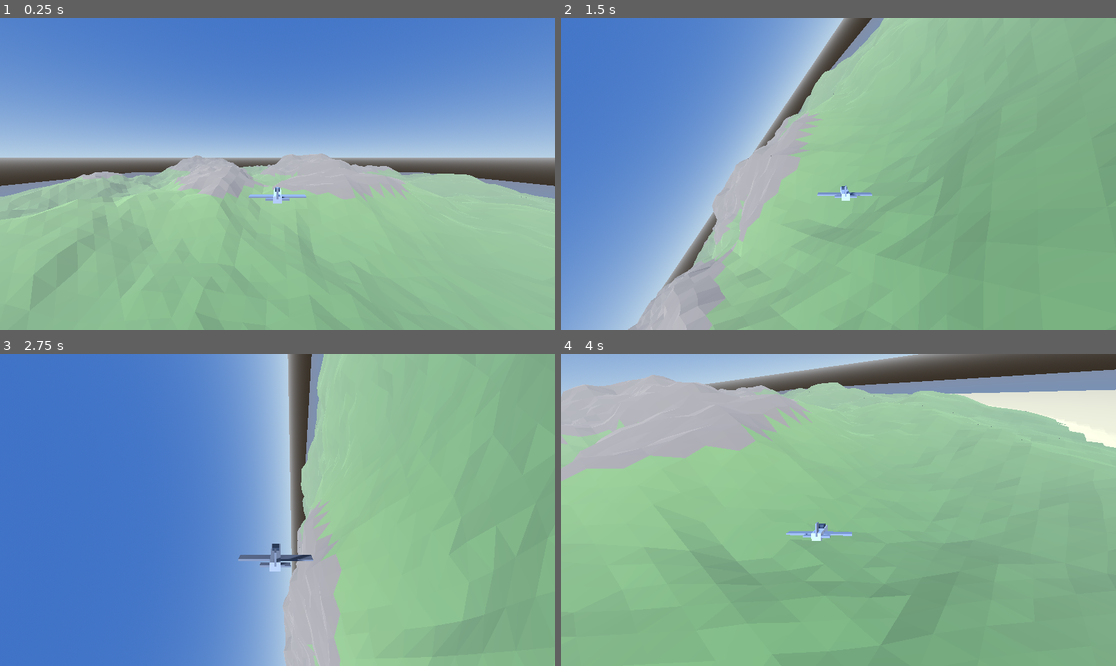
Above: before the commit, frames 1-4 (two rows, left to right).
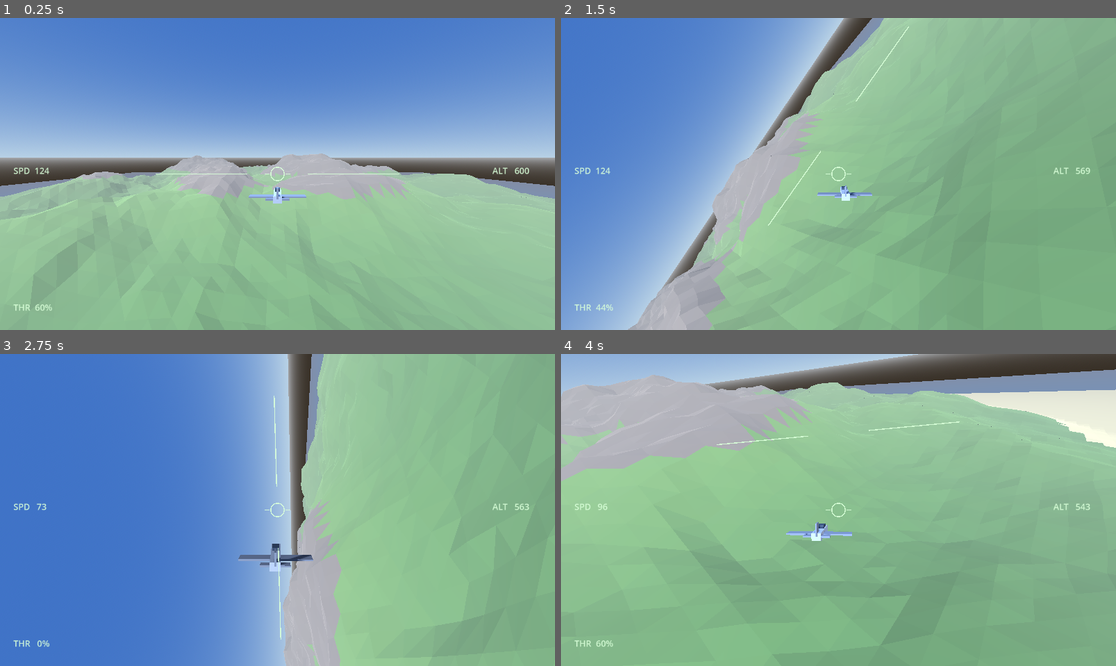
Above: after the commit, the same moments.

Repository: KulkulZa1/Flying_test
Game: Godot game, scene res://scenes/main.tscn
Two runs of this game, one before a commit and one after it. Both use one fixed random seed, a clock stepped at 60 frames per second and the inputs below.
Inputs (mouse positions are in pixels of both pictures, inside the frame that each line leads up to):
- Up to frame 1 (0.25 s): no input
- Up to frame 2 (1.5 s): tap Enter at 0.5 s; move the mouse to (960, 158) at 0.52 s; hold D 0.53-1.28 s; click (960, 158) at 0.67 s; tap Space at 0.77 s; move the mouse to (727, 189) at 1.27 s; hold S from 1.28 s (still down); click (727, 189) at 1.42 s
- Up to frame 3 (2.75 s): tap Space at 1.52 s; move the mouse to (333, 441) at 2.02 s; release S at 2.03 s; hold D from 2.03 s (still down); click (333, 441) at 2.17 s
- Up to frame 4 (4 s): move the mouse to (810, 572) at 2.77 s; release D at 2.78 s; hold W 2.78-3.53 s; click (810, 572) at 2.92 s; tap Space at 3.02, 3.77 s; move the mouse to (1005, 556) at 3.52 s; hold A from 3.53 s (still down); click (1005, 556) at 3.67 s

The runs differ from the first frame. In frame 1, 0.3% of the frame differs, in the area x 2-96%, y 47-94%; in frame 2, 0.3%, in the area x 2-96%, y 2-94%; in frame 3, 0.3%; in frame 4, 0.3%.

Commit message:
Add HUD with speed, altitude, throttle, horizon and reticle
Co-Authored-By: Claude Sonnet 5 <noreply@anthropic.com>

Diff:
--- /dev/null
+++ b/scenes/hud.tscn
@@ -0,0 +1,11 @@
+[gd_scene load_steps=2 format=3]
+
+[ext_resource type="Script" path="res://scripts/hud.gd" id="1_hud"]
+
+[node name="HUDLayer" type="CanvasLayer"]
+
+[node name="HUD" type="Control" parent="."]
+anchors_preset = 15
+anchor_right = 1.0
+anchor_bottom = 1.0
+script = ExtResource("1_hud")
--- a/scripts/game.gd
+++ b/scripts/game.gd
@@ -5,6 +5,7 @@
 var aircraft: Aircraft
 var camera: ChaseCamera
 var controller: PlayerController
+var hud: HUD
 
 ## Out over the sea with the nose pointed inland, clearing whatever ground is
 ## actually underneath. A fixed altitude can spawn inside a mountain: the island
@@ -32,6 +33,10 @@
 	camera.far = Config.WORLD_SIZE
 	camera.current = true
 	add_child(camera)
+	var hud_layer := preload("res://scenes/hud.tscn").instantiate()
+	add_child(hud_layer)
+	hud = hud_layer.get_node("HUD")
+	hud.target = aircraft
 	_restart()
 
 func _build_environment() -> void:
--- /dev/null
+++ b/scripts/hud.gd
@@ -0,0 +1,54 @@
+class_name HUD
+extends Control
+
+const HUD_COLOR := Color(0.85, 1.0, 0.85, 0.9)
+
+var target: Aircraft = null
+var _font: Font
+
+## Nose up puts the real horizon BELOW the reticle, and screen Y grows downward,
+## so positive pitch gives a positive offset.
+static func horizon_offset(pitch: float, view_height: float) -> float:
+	return (pitch / deg_to_rad(45.0)) * (view_height * 0.35)
+
+## The horizon counter-rotates against the aircraft: a right bank drops the right
+## wing, so the horizon's right end rises on screen, which is negative Y.
+static func horizon_direction(bank: float) -> Vector2:
+	return Vector2(cos(bank), -sin(bank))
+
+func _ready() -> void:
+	_font = ThemeDB.fallback_font
+	set_anchors_preset(Control.PRESET_FULL_RECT)
+	mouse_filter = Control.MOUSE_FILTER_IGNORE
+
+func _process(_delta: float) -> void:
+	queue_redraw()
+
+func _draw() -> void:
+	if target == null:
+		return
+	var centre := size * 0.5
+	_draw_reticle(centre)
+	_draw_horizon(centre)
+	_draw_readouts()
+
+func _draw_reticle(centre: Vector2) -> void:
+	draw_arc(centre, 14.0, 0.0, TAU, 32, HUD_COLOR, 2.0)
+	draw_line(centre + Vector2(-26.0, 0.0), centre + Vector2(-16.0, 0.0), HUD_COLOR, 2.0)
+	draw_line(centre + Vector2(16.0, 0.0), centre + Vector2(26.0, 0.0), HUD_COLOR, 2.0)
+
+func _draw_horizon(centre: Vector2) -> void:
+	var pitch := asin(clampf(target.model.forward().y, -1.0, 1.0))
+	var mid := centre + Vector2(0.0, horizon_offset(pitch, size.y))
+	var half := horizon_direction(target.model.bank_angle()) * (size.x * 0.22)
+	draw_line(mid - half, mid - half * 0.25, HUD_COLOR, 2.0)
+	draw_line(mid + half * 0.25, mid + half, HUD_COLOR, 2.0)
+
+func _draw_readouts() -> void:
+	var model := target.model
+	_text(Vector2(28.0, size.y * 0.5), "SPD %4d" % int(round(model.speed)))
+	_text(Vector2(size.x - 130.0, size.y * 0.5), "ALT %5d" % int(round(model.position.y)))
+	_text(Vector2(28.0, size.y - 40.0), "THR %3d%%" % int(round(model.throttle * 100.0)))
+
+func _text(at: Vector2, content: String) -> void:
+	draw_string(_font, at, content, HORIZONTAL_ALIGNMENT_LEFT, -1, 18, HUD_COLOR)
--- a/tests/run_tests.gd
+++ b/tests/run_tests.gd
@@ -8,6 +8,7 @@
 	"res://tests/test_camera.gd",
 	"res://tests/test_controls.gd",
 	"res://tests/test_game.gd",
+	"res://tests/test_hud.gd",
 ]
 
 var _checks := 0
--- /dev/null
+++ b/tests/test_hud.gd
@@ -0,0 +1,26 @@
+extends TestCase
+
+func test_horizon_is_centred_in_level_flight() -> void:
+	check_approx(HUD.horizon_offset(0.0, 720.0), 0.0, 1e-6,
+		"level flight draws the horizon through screen centre")
+	check_approx(HUD.horizon_direction(0.0).y, 0.0, 1e-6,
+		"wings level draws a flat horizon")
+
+func test_horizon_drops_when_the_nose_rises() -> void:
+	check(HUD.horizon_offset(0.4, 720.0) > 0.0,
+		"nose up puts the horizon below centre, and screen Y grows downward")
+	check(HUD.horizon_offset(-0.4, 720.0) < 0.0,
+		"nose down puts the horizon above centre")
+
+func test_horizon_offset_scales_with_pitch_and_screen() -> void:
+	var shallow := HUD.horizon_offset(0.2, 720.0)
+	var steep := HUD.horizon_offset(0.4, 720.0)
+	check(steep > shallow, "a steeper climb pushes the horizon further down")
+	check(HUD.horizon_offset(0.4, 1440.0) > steep, "a taller viewport scales the offset up")
+
+func test_horizon_tilts_opposite_the_bank() -> void:
+	var right := HUD.horizon_direction(0.4)
+	check(right.y < 0.0, "a right bank lifts the right end of the horizon on screen")
+	var left := HUD.horizon_direction(-0.4)
+	check(left.y > 0.0, "a left bank drops the right end of the horizon on screen")
+	check_approx(right.length(), 1.0, 1e-6, "the horizon direction is a unit vector")
Not shown, added: scripts/hud.gd.uid
Not shown, added: tests/test_hud.gd.uid
